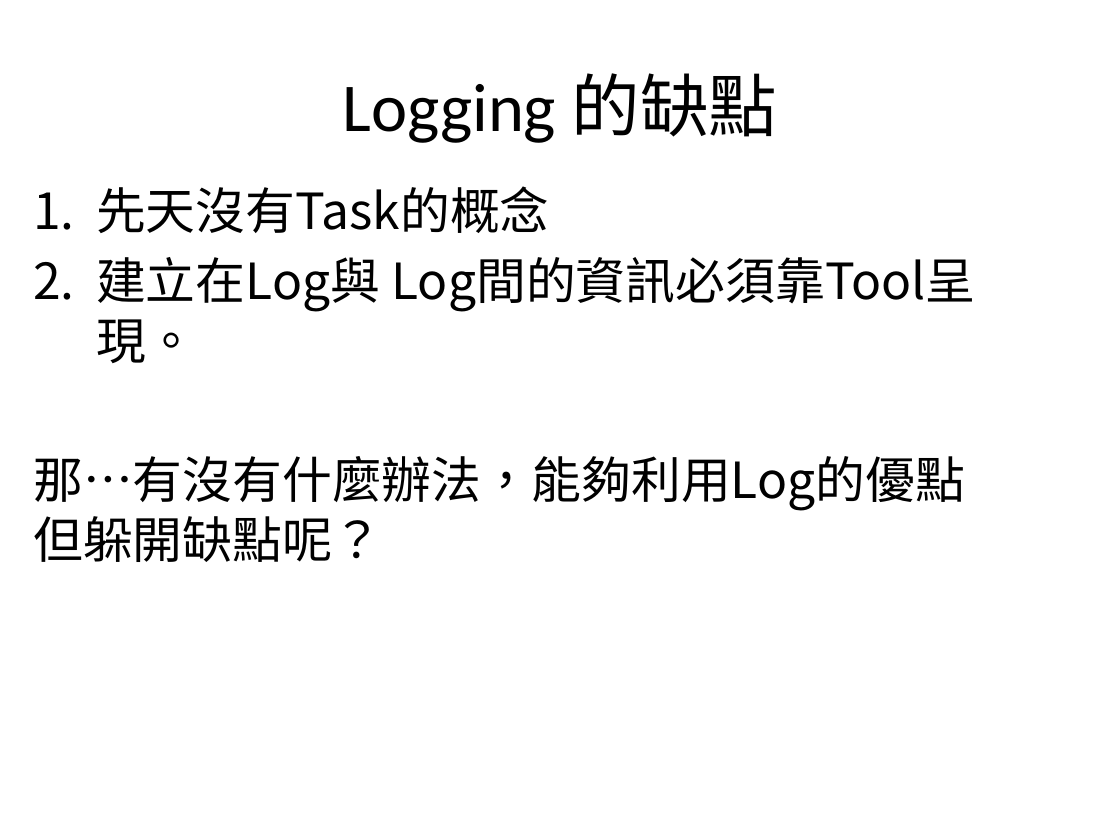
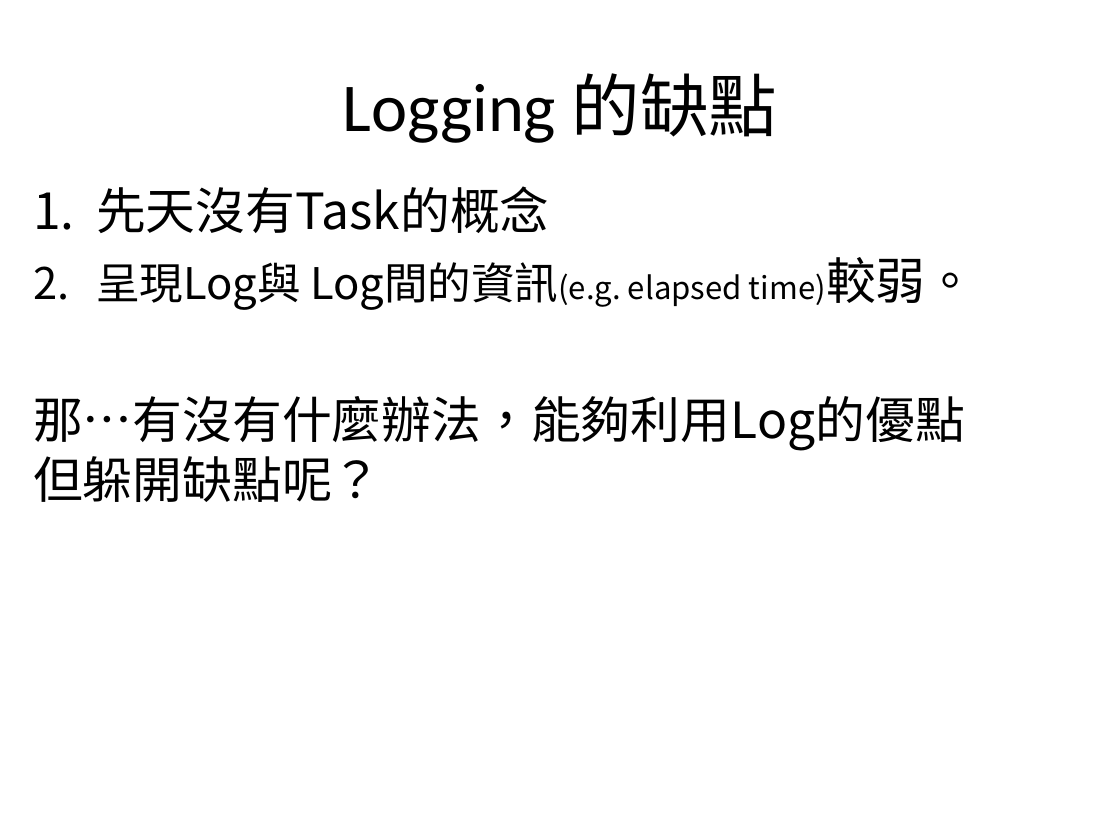
Before and after one commit to zanyking/java_two, a slide deck: slide 37 of 2013/Active Application Monitoring.pptx. Drawn at 1120x840 pixels with LibreOffice and Linux fonts; fonts in the diff are those of the drawing; background and template pictures are left out. Boxes give left, top, right and bottom in pixels: in the first picture for what was removed or moved away, otherwise in the second. Text is boxed around its words. In the diff, an @@ line names an element or a change of style, - is before the commit and + after.

```diff
--- a/2013/Active Application Monitoring.pptx
+++ b/2013/Active Application Monitoring.pptx
@@ text at (96,257,975,310): text changed; size 32 to 20 pt @@
-2. 建立在Log與 Log間的資訊必須靠Tool呈現。
+2. 呈現Log與 Log間的資訊(e.g. elapsed time)較弱。
```
Also in this commit, not shown: 4 other slides changed, 9 slides added, 2 slides removed, 31 other files.
